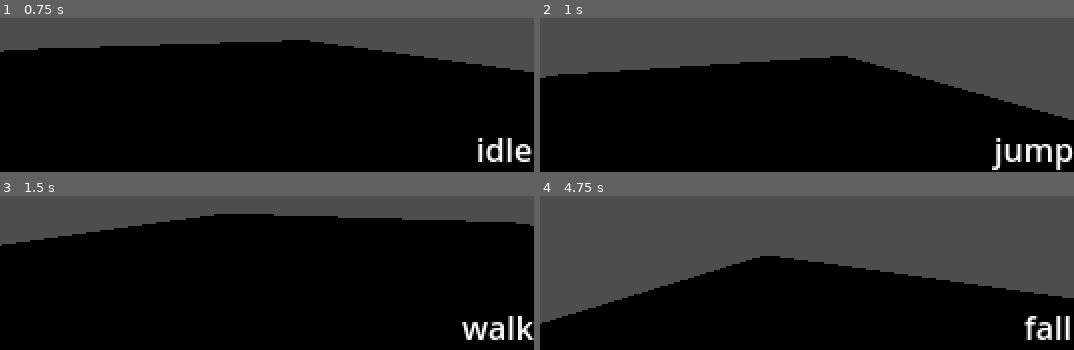
Above: before the commit, frames 1-4 (two rows, left to right).
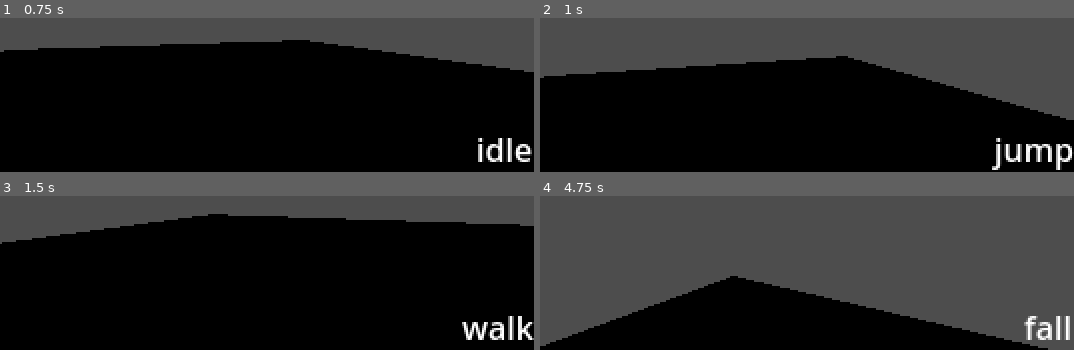
Above: after the commit, the same moments.

Repository: deinonymous/1st-3rd-Person-Base
Game: Godot game, scene res://scenes/world/world.tscn
The game is run twice, just before and just after one commit, with the same random seed, the same clock (stepped at 60 frames per second) and the same inputs.
Inputs (mouse positions are in pixels of both pictures, inside the frame that each line leads up to):
- Up to frame 1 (0.75 s): tap Enter at 0.5 s; move the mouse to (293, 21) at 0.52 s; hold W (mv_forward) from 0.53 s (still down); hold Ctrl (crouch) from 0.53 s (still down)
- Up to frame 2 (1 s): keep holding W (mv_forward); keep holding Ctrl (crouch); tap Space (jump) at 0.77, 0.8 s
- Up to frame 3 (1.5 s): keep holding W (mv_forward); tap Space (jump) at 1.07, 1.35 s; move the mouse to (240, 200) at 1.27 s; release Ctrl (crouch) at 1.28 s
- Up to frame 4 (4.75 s): keep holding W (mv_forward); tap Space (jump) at 1.52, 1.82, 2.3, 3.02, 3.32, 3.77, 3.8, 4.07, 4.35, 4.52 s; tap Ctrl (crouch) at 1.55, 3.05, 4.55 s; move the mouse to (outside the picture) at 2.02 s; hold Ctrl (crouch) 2.03-2.78 s; move the mouse to (801, 205) at 2.77 s; tap Shift (sprint) at 2.85 s; move the mouse to (844, 203) at 3.52 s; hold Ctrl (crouch) 3.53-4.28 s; move the mouse to (764, 196) at 4.27 s

Frame 1 is identical in both runs. In frame 2, 0.3% of the frame differs, in the area x 0-99%, y 24-67%; in frame 3, 1.0%; in frame 4, 20%, in the area x 0-100%, y 38-100%.
Error before the commit: Invalid call. Nonexistent function 'sneak' in base 'Node3D (IdleState)'. (res://scripts/state/player-states/player_persistent_state.gd:63)
Error after the commit: Invalid call. Nonexistent function 'sneak' in base 'Node3D (IdleState)'. (res://scripts/state/player-states/player_persistent_state.gd:67)

Commit message:
some jump touchups

Diff:
--- a/scripts/state/player-states/crouch_state.gd
+++ b/scripts/state/player-states/crouch_state.gd
@@ -3,12 +3,12 @@
 class_name CrouchState
 
 func _ready():
-  persistent_state.camera_current_height = persistent_state.camera_crouch_height
+  persistent_state.transition_camera_height(persistent_state.camera_crouch_height)
   persistent_state.animation.play("crouch")
   crouch()
 
 func walk():
-  persistent_state.camera_current_height = persistent_state.camera_standing_height
+  persistent_state.transition_camera_height(persistent_state.camera_standing_height)
   change_state.call("walk")
 
 func crouch():
@@ -21,11 +21,11 @@
   pass
 
 func fall():
-  persistent_state.camera_current_height = persistent_state.camera_standing_height
+  persistent_state.transition_camera_height(persistent_state.camera_standing_height)
   change_state.call("fall")
 
 func idle():
-  persistent_state.camera_current_height = persistent_state.camera_standing_height
+  persistent_state.transition_camera_height(persistent_state.camera_standing_height)
   change_state.call("idle")
 
 func jump():
--- a/scripts/state/player-states/jump_state.gd
+++ b/scripts/state/player-states/jump_state.gd
@@ -4,11 +4,25 @@
 
 func _ready():
   persistent_state.animation.play("jump")
-  persistent_state.velocity /= 1.5
   persistent_state.velocity.y += persistent_state.jump_velocity
   jump()
 
 func jump():
+  var direction = Input.get_vector("mv_left", "mv_right", "mv_forward", "mv_backward").rotated(-persistent_state.camera.rotation.y)
+  if direction:
+    persistent_state.velocity.x = clampf(
+      persistent_state.velocity.x + direction.x * persistent_state.midair_correction_speed,
+      -persistent_state.run_speed,
+      persistent_state.run_speed
+    )
+    persistent_state.velocity.z = clampf(
+      persistent_state.velocity.z + direction.y * persistent_state.midair_correction_speed,
+      -persistent_state.run_speed,
+      persistent_state.run_speed
+    )
+  else:
+    persistent_state.velocity.x /= 1.2
+    persistent_state.velocity.z /= 1.2
   persistent_state.velocity.y -= Physics.gravity
   if persistent_state.velocity.y <= 0:
     fall()
--- a/scripts/state/player-states/player_persistent_state.gd
+++ b/scripts/state/player-states/player_persistent_state.gd
@@ -16,11 +16,15 @@
 var run_speed = 0.1
 var walk_speed = 0.05
 var sneak_speed = 0.025
+var midair_correction_speed = 0.002
 var jump_velocity = 0.17
+
+#camera
 var bob_time = 0.0
 var camera_standing_height = 0.5
 var camera_crouch_height = 0.0
 var camera_current_height = camera_standing_height
+var camera_height_tween: Tween
 
 func _ready():
   Input.mouse_mode = Input.MOUSE_MODE_CAPTURED
@@ -100,3 +104,10 @@
   if velocity.length() and not velocity.y:
     bob_time += _delta * 128 * velocity.length()
   camera.position.y = camera_current_height + sin(bob_time) / 45
+
+func transition_camera_height(_new_height):
+  if _new_height != camera_current_height:
+    if camera_height_tween:
+      camera_height_tween.kill()
+    camera_height_tween = create_tween()
+    camera_height_tween.tween_property(self, "camera_current_height", _new_height, 0.1)
--- a/scripts/state/player-states/sneak_state.gd
+++ b/scripts/state/player-states/sneak_state.gd
@@ -4,7 +4,7 @@
 
 func _ready():
   persistent_state.animation.play("sneak")
-  persistent_state.camera_current_height = persistent_state.camera_crouch_height
+  persistent_state.transition_camera_height(persistent_state.camera_crouch_height)
   sneak()
 
 func sneak():
@@ -16,7 +16,7 @@
   change_state.call("crouch")
 
 func walk():
-  persistent_state.camera_current_height = persistent_state.camera_standing_height
+  persistent_state.transition_camera_height(persistent_state.camera_standing_height)
   change_state.call("walk")
 
 func run():
@@ -26,7 +26,7 @@
   pass
 
 func fall():
-  persistent_state.camera_current_height = persistent_state.camera_standing_height
+  persistent_state.transition_camera_height(persistent_state.camera_standing_height)
   change_state.call("fall")
 
 func idle():
